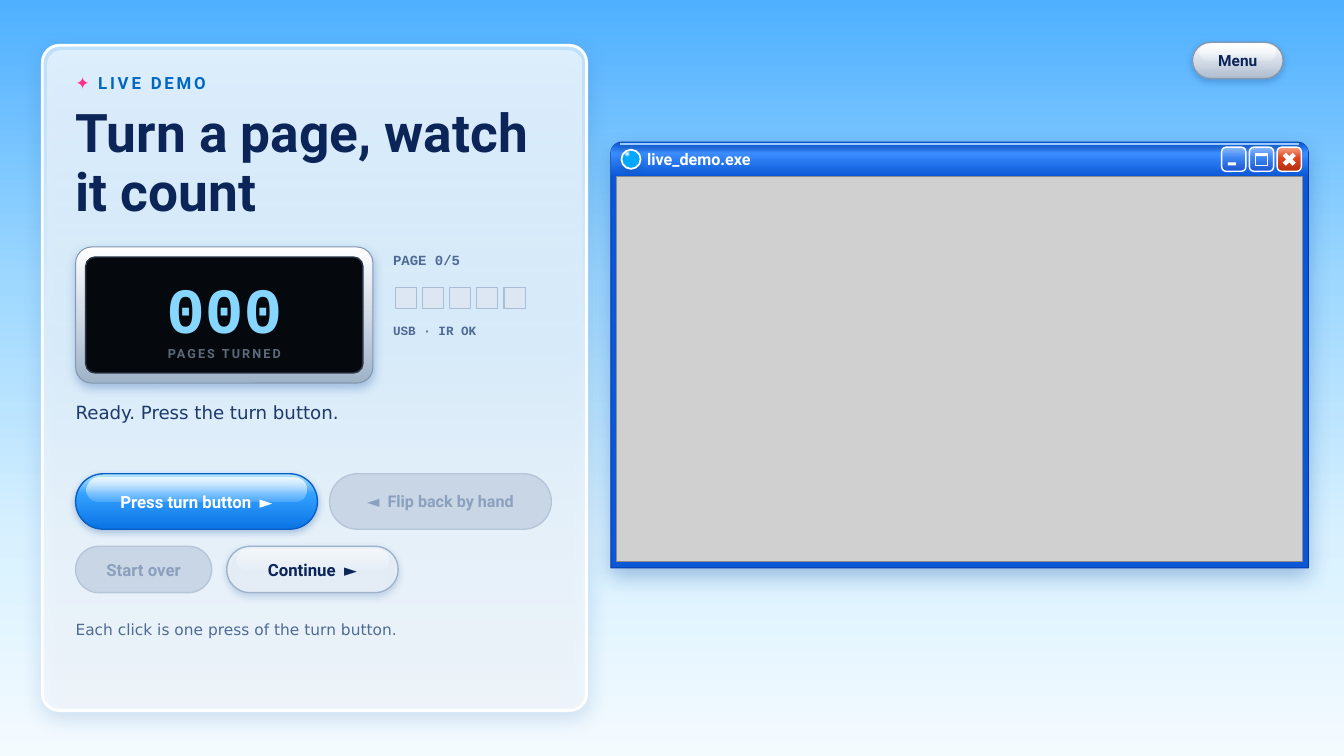
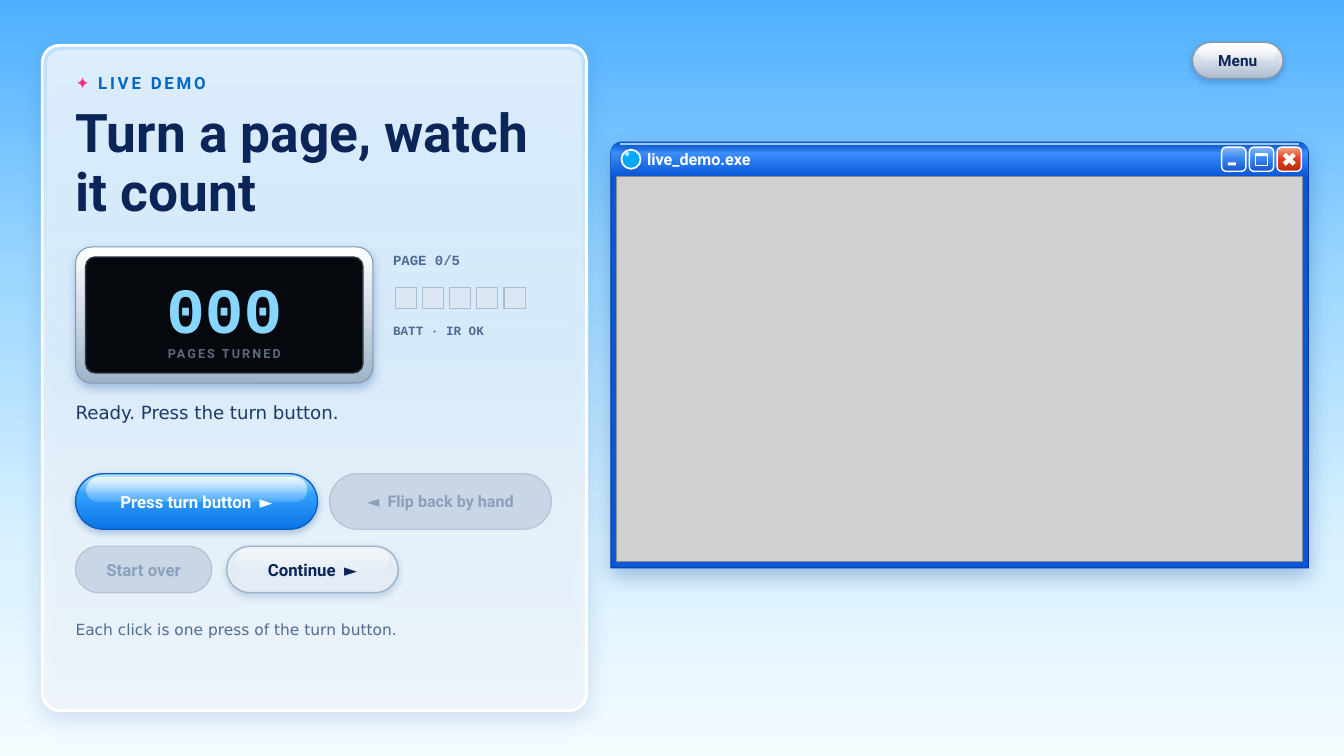
Before and after one commit to sharmaricha676-rgb/bookcounterppt, a slide deck: slide 24 of BookCounter-interactive.pptx. Drawn at 1344x756 pixels with LibreOffice and Linux fonts; fonts in the diff are those of the drawing; grey boxes stand for pictures. Boxes give left, top, right and bottom in pixels: in the first picture for what was removed or moved away, otherwise in the second. Text is boxed around its words. In the diff, an @@ line names an element or a change of style, - is before the commit and + after.

```diff
--- a/BookCounter-interactive.pptx
+++ b/BookCounter-interactive.pptx
@@ text at box(393, 326, 484, 335): text changed @@
-USB · IR OK
+BATT · IR OK
```
Also in this commit, not shown: 13 other slides changed, 3 other files.
